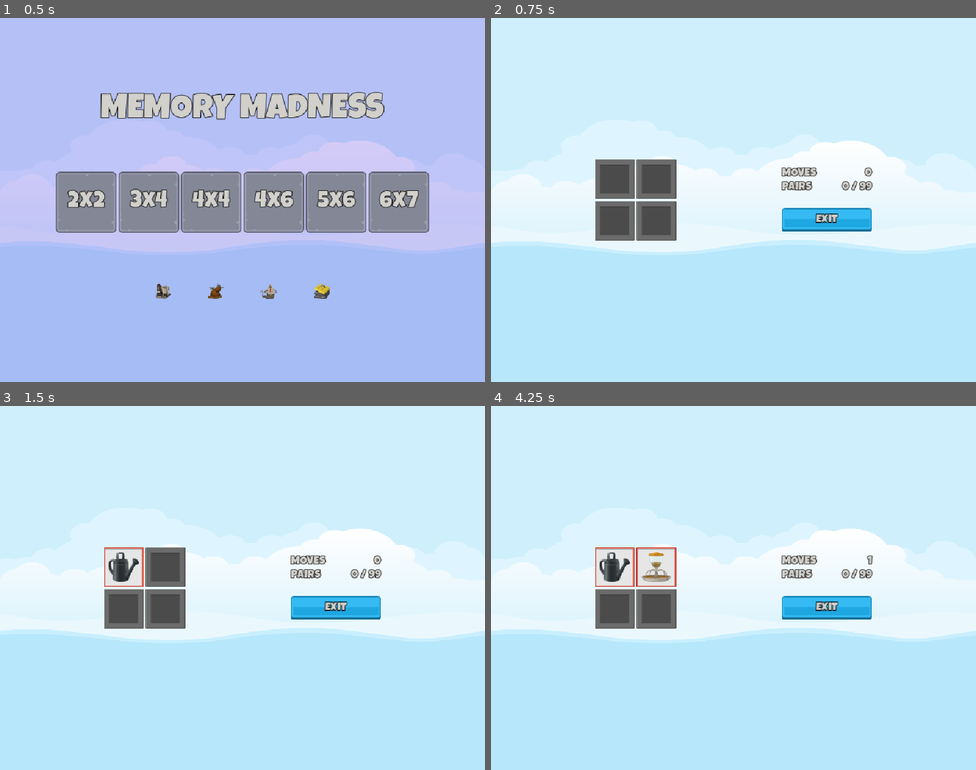
Above: before the commit, frames 1-4 (two rows, left to right).
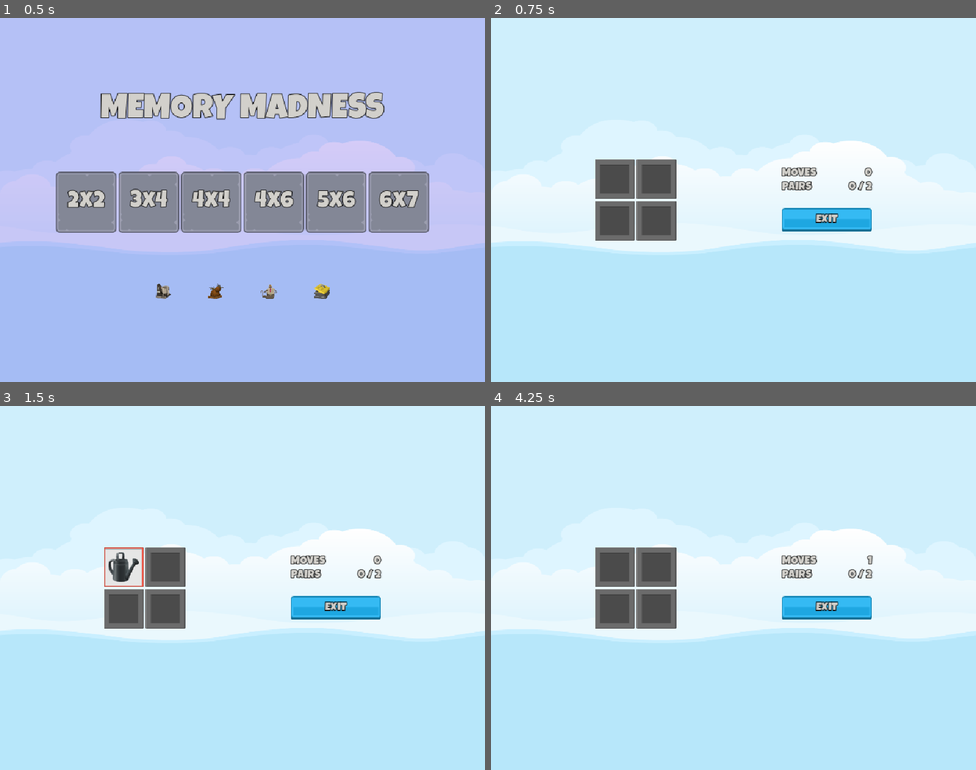
Above: after the commit, the same moments.

Repository: LHO-Developments/Godot-Projects
Game: Godot game, scene res://Scenes/Master/Master.tscn
The game is run twice, just before and just after one commit, with the same random seed, the same clock (stepped at 60 frames per second) and the same inputs.
Inputs (mouse positions are in pixels of both pictures, inside the frame that each line leads up to):
- Up to frame 1 (0.5 s): no input
- Up to frame 2 (0.75 s): click "2x2" at 0.5 s
- Up to frame 3 (1.5 s): click (121, 566) at 1.25 s
- Up to frame 4 (4.25 s): click (655, 566) at 2.02 s; click (612, 609) at 2.77 s; click (655, 609) at 3.52 s

Frame 1 is identical in both runs. In frame 2, 0.1% of the frame differs, in the area x 72-79%, y 44-48%; in frame 3, 0.1%; in frame 4, 1.8%, in the area x 21-79%, y 38-50%.

Commit message:
Add game over ui

Diff:
--- a/Memory Madness/memory-madness/Globals/signal_hub.gd
+++ b/Memory Madness/memory-madness/Globals/signal_hub.gd
@@ -3,6 +3,7 @@
 signal on_level_selected(level_setting: LevelSetting);
 signal on_game_exit_pressed;
 signal on_tile_selected(tile: MemoryTile);
+signal on_game_over(moves_taken: int);
 
 func emit_on_level_selected(level_setting: LevelSetting) -> void:
 	on_level_selected.emit(level_setting);
@@ -12,3 +13,6 @@
 
 func emit_on_tile_selected(tile: MemoryTile) -> void:
 	on_tile_selected.emit(tile);
+
+func emit_on_game_over(moves_taken: int) -> void:
+	on_game_over.emit(moves_taken);
--- /dev/null
+++ b/Memory Madness/memory-madness/Scenes/GameOverUi/GameOverUi.gd
@@ -0,0 +1,15 @@
+extends PanelContainer
+@onready var moves_label: Label = $VBoxContainer/MovesLabel
+
+
+# Called when the node enters the scene tree for the first time.
+func _ready() -> void:
+	SignalHub.on_game_over.connect(update_moves_label);
+	SignalHub.on_game_exit_pressed.connect(on_game_exit_pressed);
+
+func update_moves_label(moves_taken: int) -> void:
+	show();
+	moves_label.text = "Moves Taken: %d" % [moves_taken];
+
+func on_game_exit_pressed() -> void:
+	hide();
--- a/Memory Madness/memory-madness/Scenes/GameOverUi/GameOverUi.tscn
+++ b/Memory Madness/memory-madness/Scenes/GameOverUi/GameOverUi.tscn
@@ -1,6 +1,7 @@
 [gd_scene format=3 uid="uid://calhgngfctiie"]
 
 [ext_resource type="LabelSettings" uid="uid://rf0g3xu6ic71" path="res://Resources/Label_White_96.tres" id="1_8nicn"]
+[ext_resource type="Script" uid="uid://dg7pvu3j8hng5" path="res://Scenes/GameOverUi/GameOverUi.gd" id="1_mdbud"]
 [ext_resource type="FontFile" uid="uid://c2gt4q4ev7wj1" path="res://Assets/fonts/LuckiestGuy-Regular.ttf" id="2_mdbud"]
 
 [sub_resource type="StyleBoxFlat" id="StyleBoxFlat_8nicn"]
@@ -21,6 +22,7 @@
 offset_right = 40.0
 offset_bottom = 40.0
 theme_override_styles/panel = SubResource("StyleBoxFlat_8nicn")
+script = ExtResource("1_mdbud")
 
 [node name="VBoxContainer" type="VBoxContainer" parent="." unique_id=5399448]
 layout_mode = 2
--- a/Memory Madness/memory-madness/Scenes/LevelButton/LevelButton.gd
+++ b/Memory Madness/memory-madness/Scenes/LevelButton/LevelButton.gd
@@ -6,6 +6,5 @@
 func _ready() -> void:
 	label.text = str(level_setting);
 
-
 func _on_pressed() -> void:
 	SignalHub.emit_on_level_selected(level_setting);
--- a/Memory Madness/memory-madness/Scenes/Scorer/Scorer.gd
+++ b/Memory Madness/memory-madness/Scenes/Scorer/Scorer.gd
@@ -11,13 +11,13 @@
 # Called when the node enters the scene tree for the first time.
 func _ready() -> void:
 	SignalHub.on_tile_selected.connect(on_tile_selected);
-	SignalHub.on_game_exit_pressed.connect(on_game_exist_pressed)
+	SignalHub.on_game_exit_pressed.connect(on_game_exist_pressed);
 
-func clear_new_game(_target_pairs: int) -> void:
+func clear_new_game(target_pairs: int) -> void:
 	_selected_tiles.clear();
 	SelectionEnabled = true;
 	_pairs_made = 0;
-	_target_pairs = _target_pairs
+	_target_pairs = target_pairs
 	_moves_made = 0;
 
 func get_pairs_str() -> String:
@@ -34,6 +34,14 @@
 		_selected_tiles[1].kill_on_pair();
 		_pairs_made += 1;
 
+
+func check_game_over() -> void:
+	if _pairs_made != _target_pairs:
+		SelectionEnabled = true;
+	else:
+		SignalHub.emit_on_game_over(_moves_made);
+
+
 func process_pair() -> void:
 	if _selected_tiles.size() != 2: return
 	SelectionEnabled =  false;
@@ -49,7 +57,7 @@
 func _on_reveal_timer_timeout() -> void:
 	for tile in _selected_tiles:
 		tile.reveal(false);
-	SelectionEnabled = true;
+	check_game_over();
 	_selected_tiles.clear();
 
 func on_game_exist_pressed() -> void:
--- a/Memory Madness/memory-madness/Scenes/Scorer/Scorer.tscn
+++ b/Memory Madness/memory-madness/Scenes/Scorer/Scorer.tscn
@@ -6,6 +6,6 @@
 script = ExtResource("1_pmgxc")
 
 [node name="RevealTimer" type="Timer" parent="." unique_id=558045055]
-wait_time = 2.5
+wait_time = 2.0
 
 [connection signal="timeout" from="RevealTimer" to="." method="_on_reveal_timer_timeout"]
Not shown, added: Memory Madness/memory-madness/Scenes/GameOverUi/GameOverUi.gd.uid
